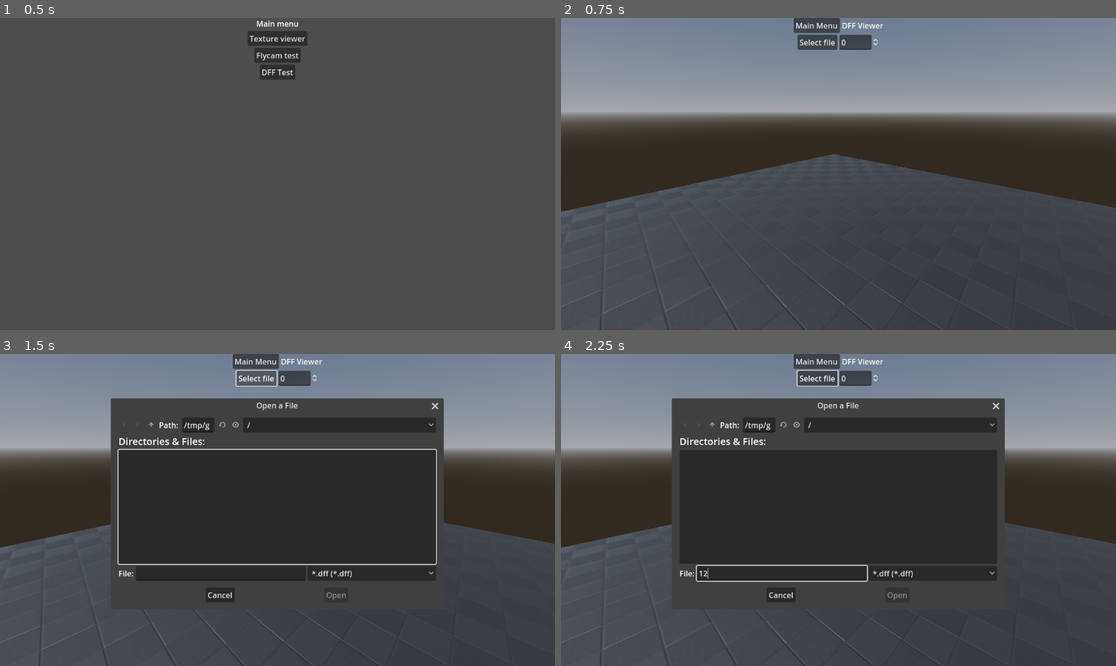
Above: before the commit, frames 1-4 (two rows, left to right).
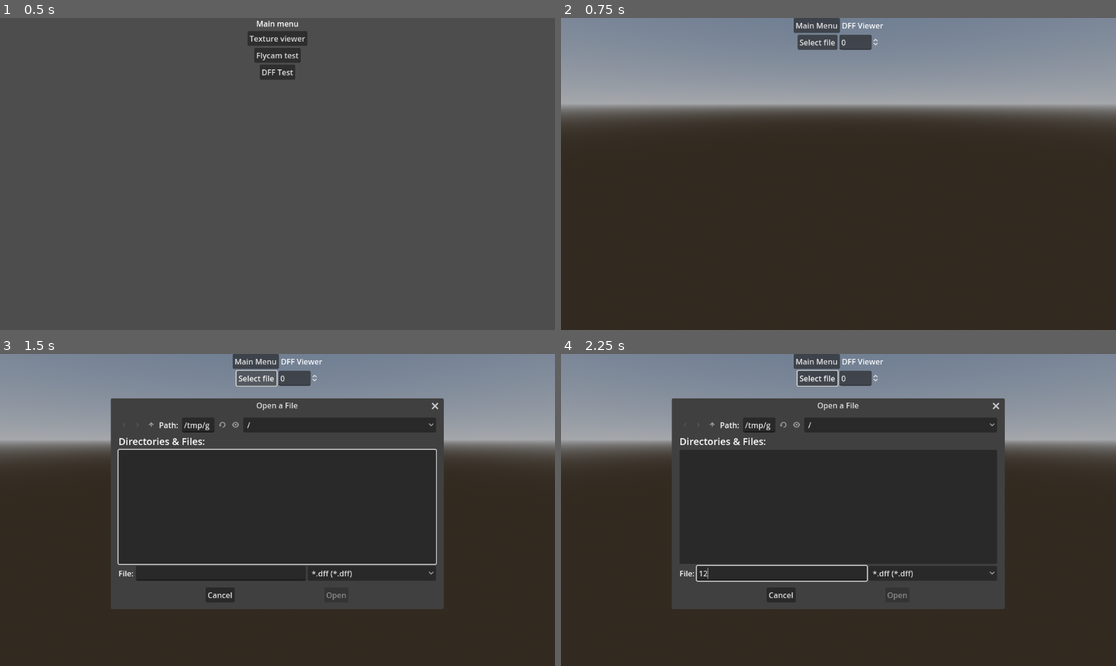
Above: after the commit, the same moments.

Repository: FOSS-Supremacy/OpenLiberty
Game: Godot game, scene res://startup.tscn
The game is run twice, just before and just after one commit, with the same random seed, the same clock (stepped at 60 frames per second) and the same inputs. The engine's default icon, where the game draws it, is replaced by a stand-in: a white triangle on a blue panel in a dark square.
Inputs (mouse positions are in pixels of both pictures, inside the frame that each line leads up to):
- Up to frame 1 (0.5 s): no input
- Up to frame 2 (0.75 s): click "DFF Test" at 0.5 s
- Up to frame 3 (1.5 s): click "Select file" at 1.25 s
- Up to frame 4 (2.25 s): click (783, 572) at 2.02 s; type "12" at 2.1 s

Frame 1 is identical in both runs. In frame 2, 53% of the frame differs, in the area x 0-100%, y 28-100%; in frame 3, 30%; in frame 4, 30%.

Commit message:
Camera rig

Diff:
--- a/scenes/modeltest/modeltest.tscn
+++ b/scenes/modeltest/modeltest.tscn
@@ -86,9 +86,6 @@
 transform = Transform3D(0.818589, 0.497428, -0.287189, -3.52742e-08, 0.499998, 0.866026, 0.574379, -0.70892, 0.409293, 0, 0, 0)
 shadow_enabled = true
 
-[node name="Camera3D" type="Camera3D" parent="."]
-transform = Transform3D(0.732543, -0.200159, 0.650628, 0, 0.955793, 0.29404, -0.680721, -0.215397, 0.700159, 2.72529, 2.25548, 2.93297)
-
 [node name="WorldEnvironment" type="WorldEnvironment" parent="."]
 environment = SubResource("Environment_3567p")
 
@@ -98,11 +95,18 @@
 mesh = SubResource("CapsuleMesh_mlknp")
 
 [node name="floor" type="MeshInstance3D" parent="."]
+visible = false
 material_override = ExtResource("2_gok33")
 mesh = SubResource("PlaneMesh_jjs8n")
 
 [node name="mesh" type="MeshInstance3D" parent="."]
 material_override = SubResource("StandardMaterial3D_1c5hl")
 
+[node name="Camera rig" type="Node3D" parent="."]
+transform = Transform3D(0.646191, -0.249372, 0.721284, 0, 0.945109, 0.326756, -0.763176, -0.211147, 0.61072, 0, 0, 0)
+
+[node name="Camera3D" type="Camera3D" parent="Camera rig"]
+transform = Transform3D(1, 0, 0, 0, 1, 0, 0, 0, 1, 0, 0, 2)
+
 [connection signal="pressed" from="GUI/VBoxContainer/HBoxContainer/Button" to="." method="_ld_dff"]
 [connection signal="value_changed" from="GUI/VBoxContainer/HBoxContainer/SpinBox" to="." method="_ld_model"]
